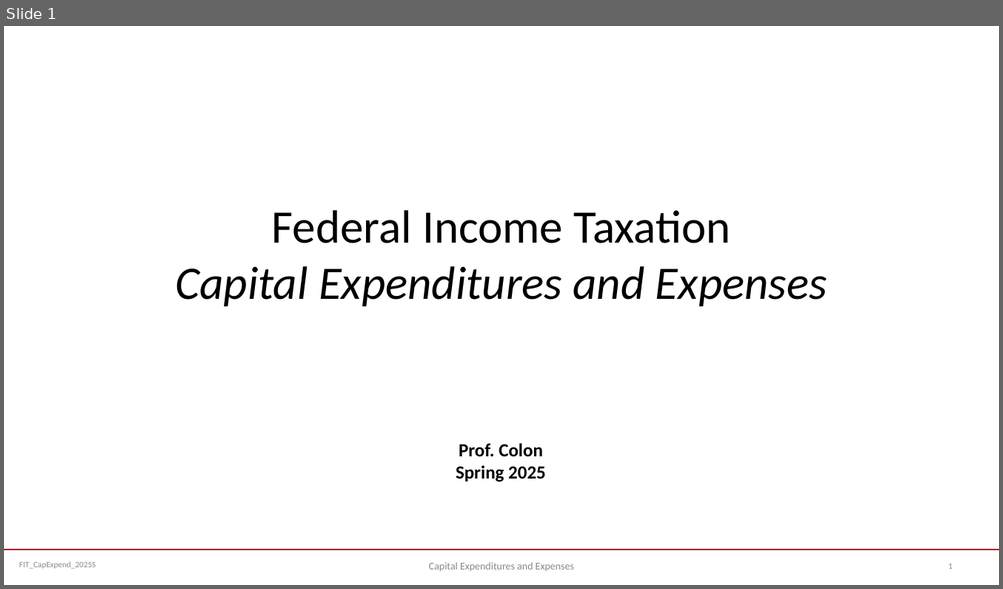
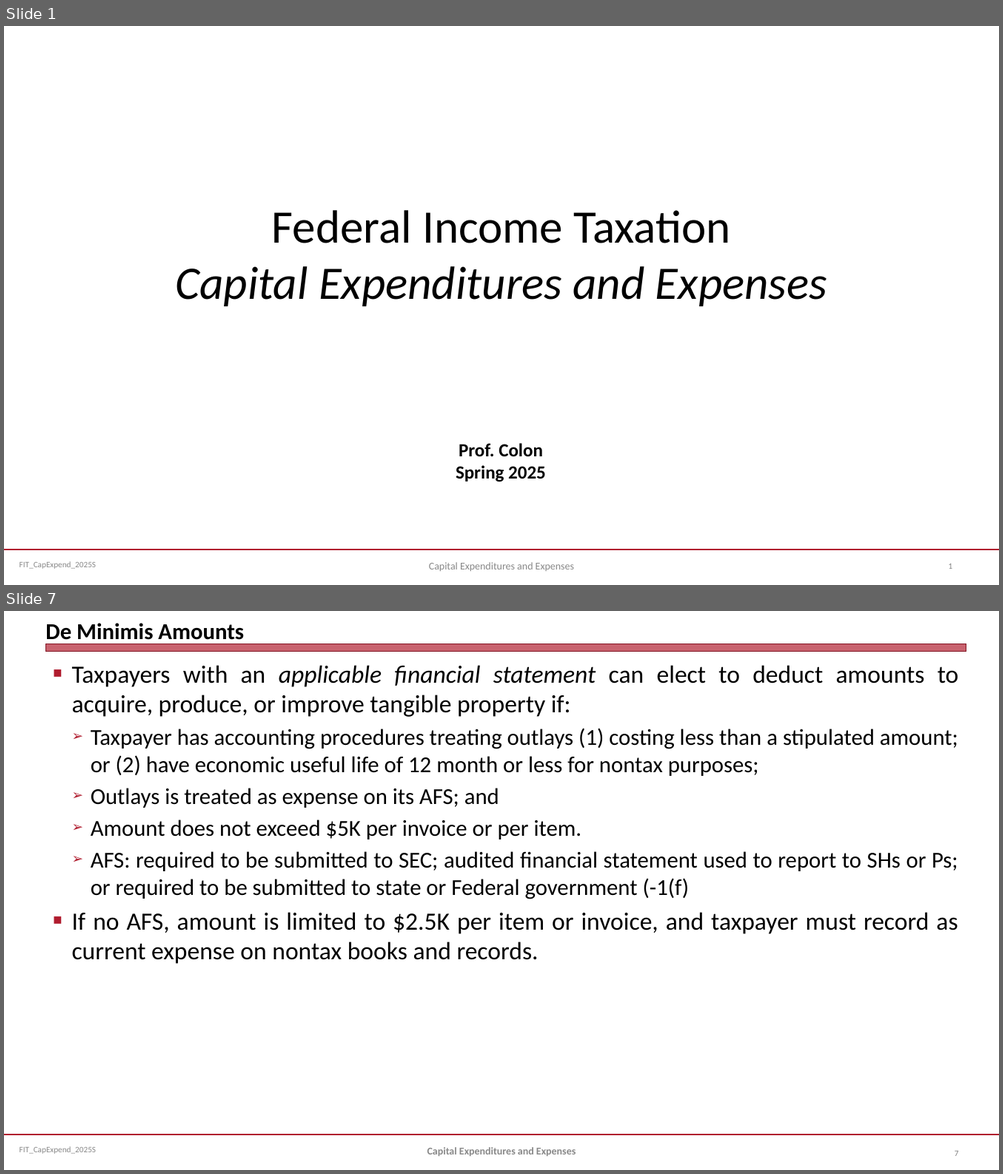
Before and after one commit to jmc877/Fed-Income-Tax, a slide deck: slides/FIT_CapExpend_2025S.pptx. Shown one above the other, each under a label of ours: slide 1 before the commit, slides 1 and 7 after it; the slides between them are not shown. The pictures are 1003x589 and 1003x1174 pixels, drawn with LibreOffice and Linux fonts; fonts in the diff are those of the drawing. Boxes give left, top, right and bottom in pixels: in the first picture for what was removed or moved away, otherwise in the second. Text is boxed around its words. In the diff, an @@ line names an element or a change of style, - is before the commit and + after.

```diff
--- a/slides/FIT_CapExpend_2025S.pptx
+++ b/slides/FIT_CapExpend_2025S.pptx
@@ slide 7 added at bbox=[4, 611, 999, 1170], background #FFFFFF; not listed: 2 template elements that a slide beside it also shows @@
@@ title added at bbox=[45, 623, 244, 645], 22 pt, text #000000, bold @@
+De Minimis Amounts
@@ rectangle added at bbox=[45, 644, 966, 652], fill #B01C2E at 69% opacity, outline #821522 0 pt @@
@@ text added at bbox=[72, 665, 959, 964], 22 pt, text #000000 @@
+■ Taxpayers with an applicable financial statement can elect to deduct amounts to acquire, produce, or improve tangible property if:
+  ➢ Taxpayer has accounting procedures treating outlays (1) costing less than a stipulated amount; or (2) have economic useful life of 12 month or less for nontax purposes;
+  ➢ Outlays is treated as expense on its AFS; and
+  ➢ Amount does not exceed $5K per invoice or per item.
+  ➢ AFS: required to be submitted to SEC; audited financial statement used to report to SHs or Ps; or required to be submitted to state or Federal government (-1(f)
+■ If no AFS, amount is limited to $2.5K per item or invoice, and taxpayer must record as current expense on nontax books and records.
@@ text added at bbox=[427, 1147, 575, 1156], 10 pt, text #898989, bold @@
+Capital Expenditures and Expenses
@@ page number added at bbox=[954, 1151, 959, 1156], 8 pt, text #808080 @@
+7
```
Also in this commit, not shown: 1 slide changed, 7 other slides added, 1 other file.
